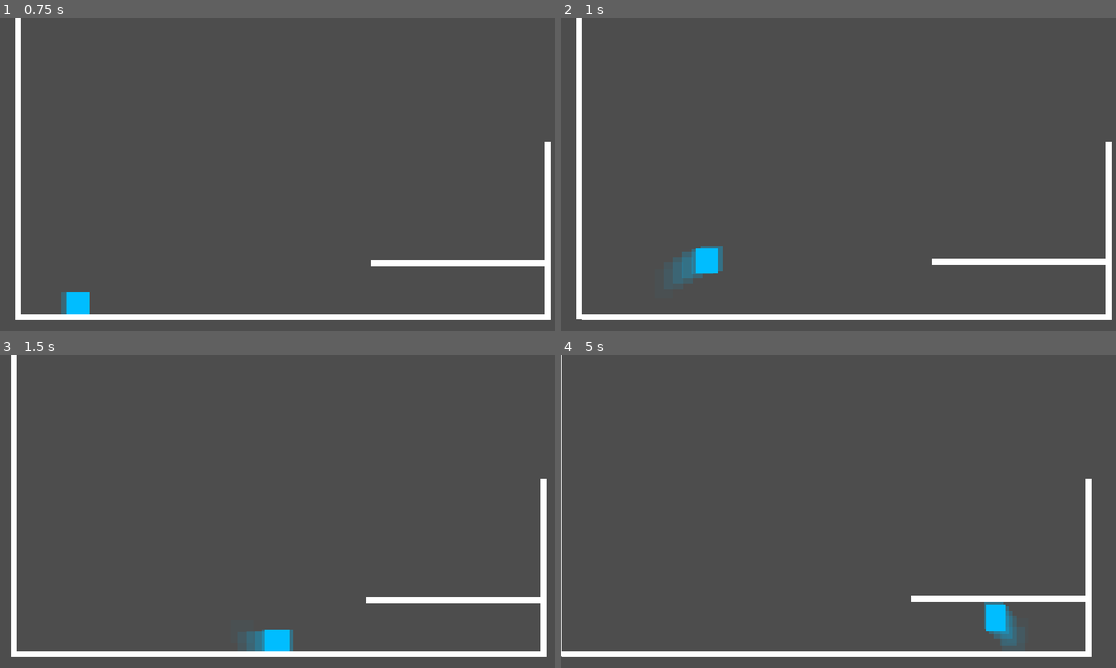
Above: before the commit, frames 1-4 (two rows, left to right).
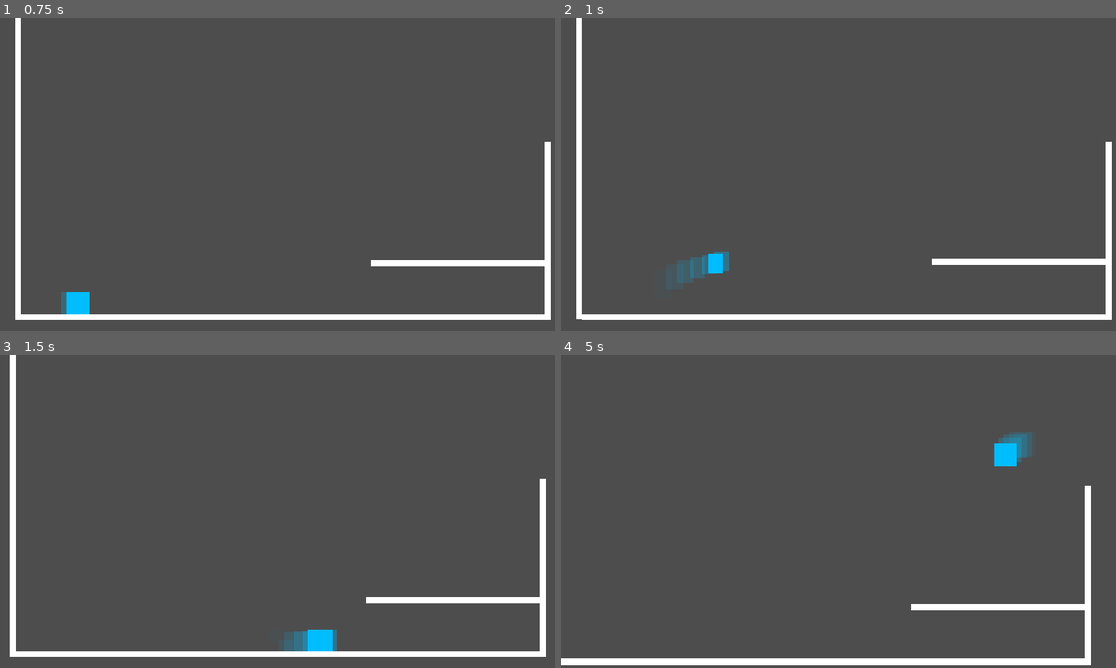
Above: after the commit, the same moments.

Repository: A1exine/guardian-of-the-grotto
Game: Godot game, scene res://Scenes/main.tscn
The game is run twice, just before and just after one commit, with the same random seed, the same clock (stepped at 60 frames per second) and the same inputs.
Inputs (mouse positions are in pixels of both pictures, inside the frame that each line leads up to):
- Up to frame 1 (0.75 s): move the mouse to (399, 158) at 0.52 s; hold D (move_right) from 0.53 s (still down); hold Shift (run) from 0.53 s (still down)
- Up to frame 2 (1 s): keep holding D (move_right); keep holding Shift (run); tap Space (jump) at 0.77 s; click (960, 158) at 0.8 s
- Up to frame 3 (1.5 s): keep holding D (move_right); tap Space (jump) at 1.07 s; move the mouse to (166, 527) at 1.27 s; release Shift (run) at 1.28 s; click (166, 527) at 1.35 s
- Up to frame 4 (5 s): tap Space (jump) at 1.52, 1.55, 1.82, 2.1, 3.02, 3.32, 3.77, 3.8, 4.07, 4.52, 4.82 s; move the mouse to (894, 442) at 2.02 s; release D (move_right) at 2.03 s; hold A (move_left) 2.03-2.78 s; hold Shift (run) 2.03-2.78 s; move the mouse to (810, 574) at 2.77 s; hold D (move_right) 2.78-4.28 s; right-click (810, 574) at 2.85 s; click (810, 574) at 3.05 s; move the mouse to (1005, 558) at 3.52 s; hold Shift (run) 3.53-4.28 s; move the mouse to (672, 464) at 4.27 s; hold A (move_left) from 4.28 s (still down); click (672, 464) at 4.35 s; tap Shift (run) at 4.55 s

Frame 1 is identical in both runs. In frame 2, 0.6% of the frame differs, in the area x 20-31%, y 72-85%; in frame 3, 1.6%; in frame 4, 6.5%, in the area x 0-96%, y 0-100%.

Commit message:
Implement dynamic mass scaling when the boomerang is out

Diff:
--- a/Scripts/player.gd
+++ b/Scripts/player.gd
@@ -80,9 +80,17 @@
 var can_dash: bool = true
 var has_air_dashed: bool = false
 
+var is_boomerang_out: bool = false
+var mass_scale: float = 1.0
+
 #endregion
 
 func _physics_process(delta: float) -> void:
+
+	#boomerang test
+	if Input.is_action_just_pressed("throw_recall"): # Left Click
+		set_boomerang_out(not is_boomerang_out)
+
 	var x_input: float = get_x_input()
 
 	update_timers(delta)
@@ -165,13 +173,20 @@
 		velocity.x = look_dir_x * DASH_SPEED
 		return
 
+	var speed_multiplier: float = 1.25 if is_boomerang_out else 1.0
+	var jump_multiplier: float = 1.15 if is_boomerang_out else 1.0
+
 	var is_running: bool = Input.is_action_pressed("run")
-	current_speed = RUN_SPEED if is_running else BASE_SPEED
-	jump_height = RUN_JUMP_HEIGHT if is_running else BASE_JUMP
+	current_speed = (RUN_SPEED if is_running else BASE_SPEED) * speed_multiplier
+	jump_height = (RUN_JUMP_HEIGHT if is_running else BASE_JUMP) * jump_multiplier
 
 	#Acceleration
 	var accel: float = acceleration if is_on_floor() else air_acceleration
 	var decel: float = deceleration if is_on_floor() else air_deceleration
+
+	if is_boomerang_out:
+		accel *= 1.3
+		decel *= 1.6
 
 	if is_running:
 			accel *= 1.75
@@ -282,7 +297,7 @@
 
 func update_squash_and_stretch(delta) -> void:
 	# Elastic recovery back to Vector2(1, 1)
-	visual.scale = visual.scale.lerp(Vector2.ONE, 6.0 * delta)
+	visual.scale = visual.scale.lerp(Vector2.ONE * mass_scale, 6.0 * delta)
 
 	#Flashes white and cools off to show dash cooldown
 	if not $DashCoolDownTimer.is_stopped():
@@ -298,7 +313,6 @@
 		if trail_timer <= 0.0:
 			spawn_trail_ghost()
 			trail_timer = 0.03
-
 
 func spawn_trail_ghost() -> void: #TEMPORARY: Ghost trail for high-speed prototype readability
 	var ghost := ColorRect.new()
@@ -315,3 +329,11 @@
 	var tween := create_tween()
 	tween.tween_property(ghost, "modulate:a", 0.0, 0.2)
 	tween.tween_callback(ghost.queue_free)
+
+#===============================================================================
+# BOOMERANG AND ATTACKS
+#===============================================================================
+func set_boomerang_out(out: bool) -> void:
+	is_boomerang_out = out
+	mass_scale = 0.6 if out else 1.0
+	$CollisionShape2D.scale = Vector2.ONE * mass_scale
